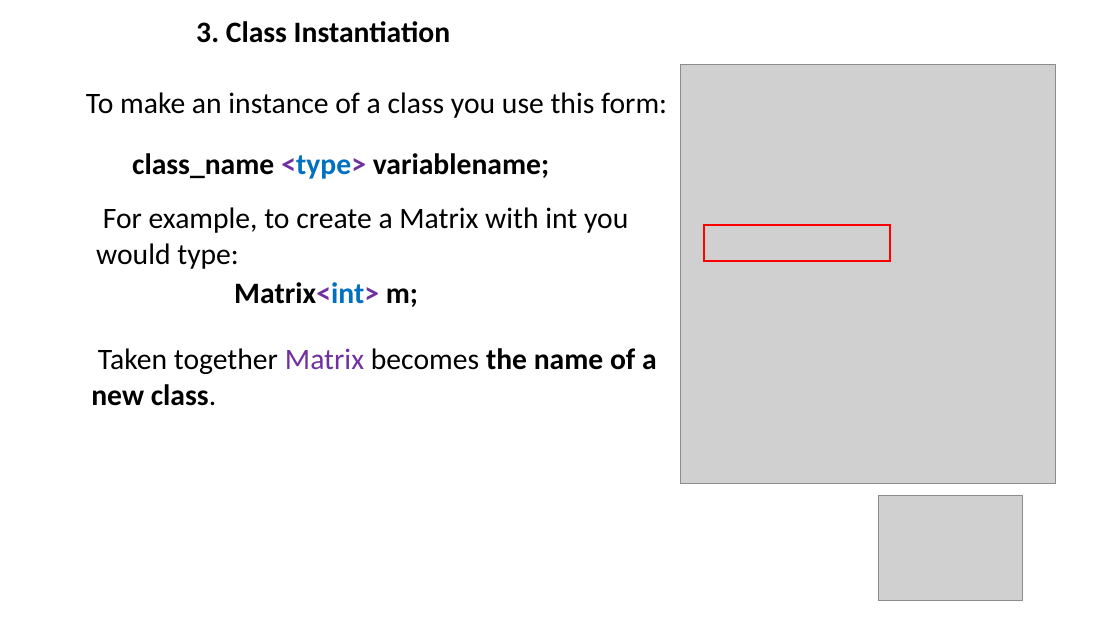
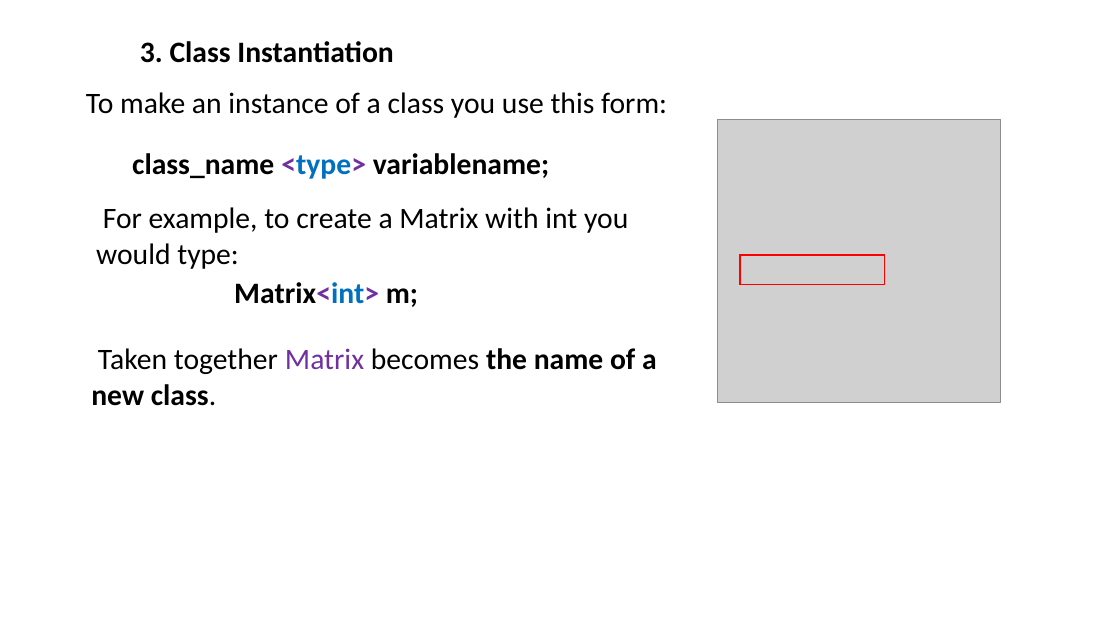
Before and after one commit to ShiqiYu/CPP, a slide deck: slide 23 of week13/Lab13.pptx (slide 28 before the commit). Drawn at 1120x630 pixels with LibreOffice and Linux fonts; fonts in the diff are those of the drawing; grey boxes stand for pictures; background and template pictures are left out. Boxes give left, top, right and bottom in pixels: in the first picture for what was removed or moved away, otherwise in the second. Text is boxed around its words. In the diff, an @@ line names an element or a change of style, - is before the commit and + after.

```diff
--- a/week13/Lab13.pptx
+++ b/week13/Lab13.pptx
@@ text "3. Class Instantiation": place and size @@
-text "3. Class Instantiation" at (196,21,450,43)
+text "3. Class Instantiation" at (140,41,393,63)
@@ picture: place and size @@
-picture at (681,65,1056,483)
+picture at (718,119,1002,403)
@@ rectangle: place and size @@
-rectangle at (704,225,891,261)
+rectangle at (740,255,885,285)
@@ picture removed at (878,495,1023,600) @@
```
Also in this commit, not shown: 5 other slides changed, 13 slides added, 9 slides removed.
